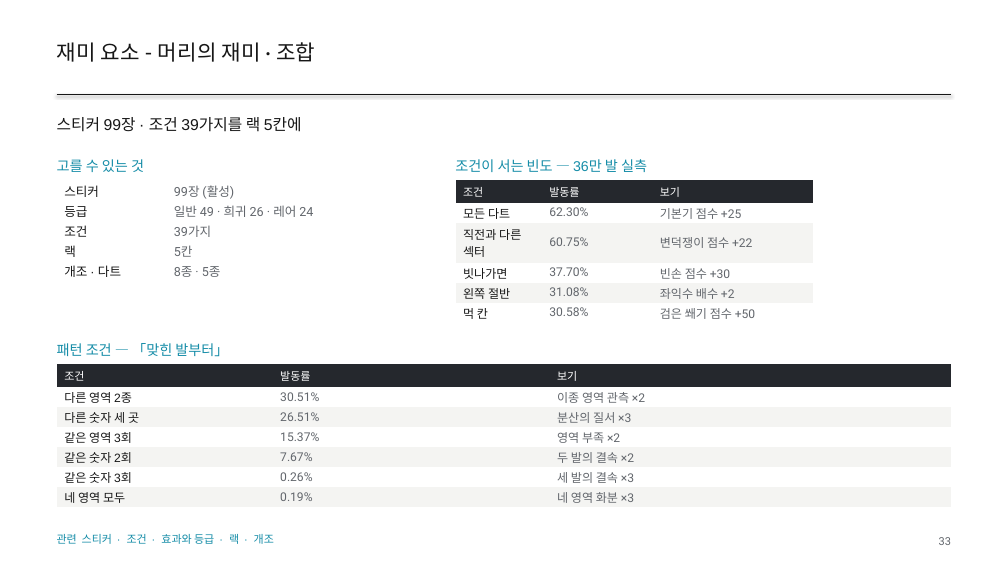
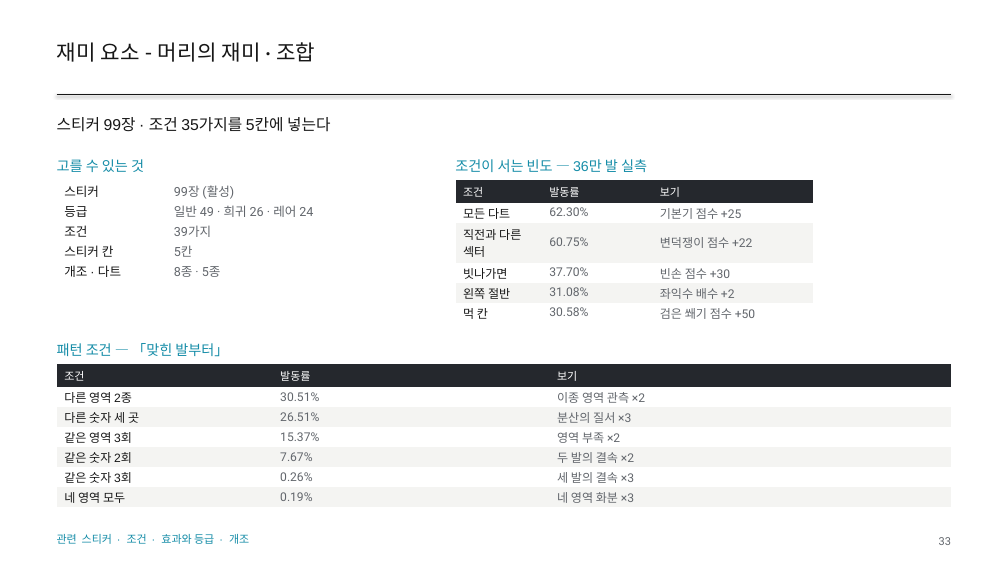
Before and after one commit to GGbong69/test-03, a slide deck: slide 33 of docs/HIGHTONE_기획서.pptx. Drawn at 1008x567 pixels with LibreOffice and Linux fonts; fonts in the diff are those of the drawing. Boxes give left, top, right and bottom in pixels: in the first picture for what was removed or moved away, otherwise in the second. Text is boxed around its words. In the diff, an @@ line names an element or a change of style, - is before the commit and + after.

```diff
--- a/docs/HIGHTONE_기획서.pptx
+++ b/docs/HIGHTONE_기획서.pptx
@@ text at [57,117,330,132]: text changed @@
-스티커 99장 · 조건 39가지를 랙 5칸에
+스티커 99장 · 조건 35가지를 5칸에 넣는다
@@ table at [57,180,414,281] @@
-row 4, column 1: 랙
+row 4, column 1: 스티커 칸
@@ text at [57,534,249,544]: text changed @@
-관련 스티커 · 조건 · 효과와 등급 · 랙 · 개조
+관련 스티커 · 조건 · 효과와 등급 · 개조
```
Also in this commit, not shown: 37 other slides changed, 3 other files.
